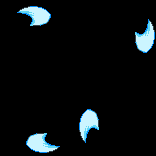
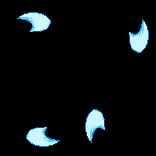
Revision of a layered 156×156 image; what changed, layer by layer:
painted on "Background" over left=17, top=6, right=155, bottom=153
